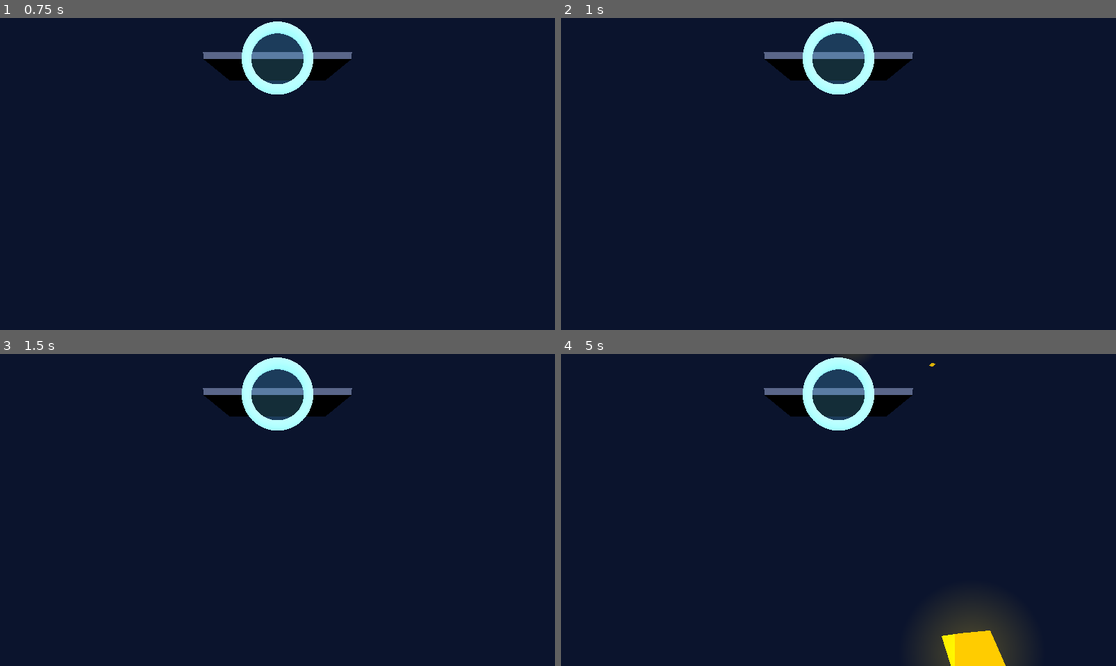
Above: before the commit, frames 1-4 (two rows, left to right).
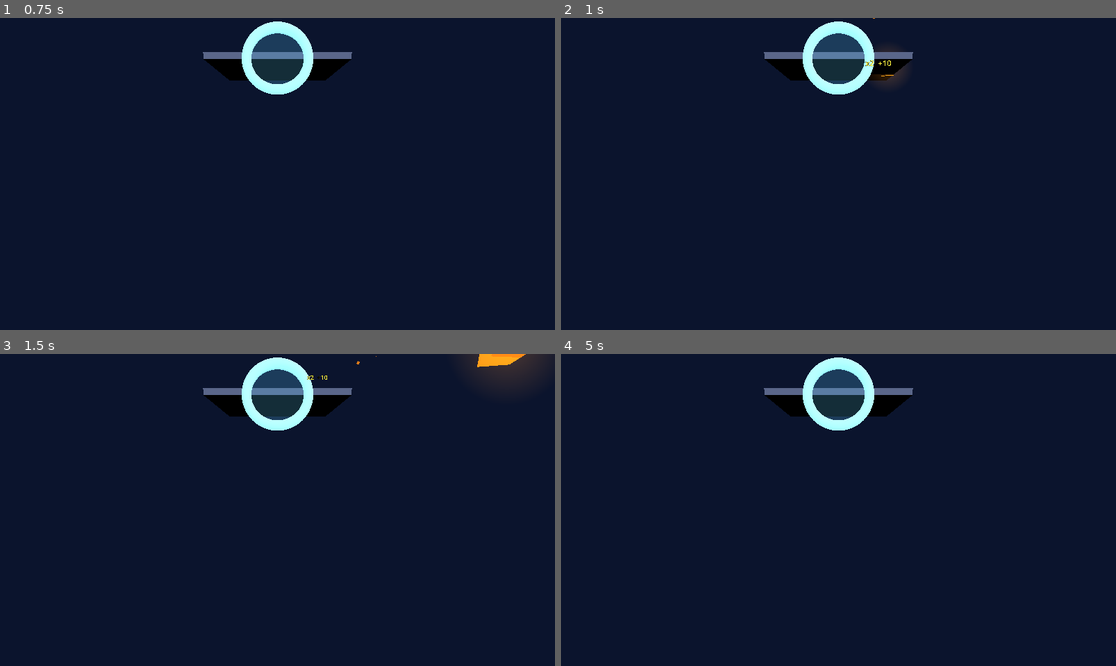
Above: after the commit, the same moments.

Repository: ibrews/godot-avp-cascade
Game: Godot game, scene res://main_v2.tscn
Same seed, same stepped clock (60 frames per second), same inputs: the game is played once before the commit and once after it.
Inputs:
- Up to frame 1 (0.75 s): tap Enter at 0.5 s
- Up to frame 2 (1 s): no input
- Up to frame 3 (1.5 s): no input
- Up to frame 4 (5 s): tap Space at 2 s

Frame 1 is identical in both runs. In frame 2, 0.2% of the frame differs, in the area x 45-62%, y 0-22%; in frame 3, 1.0%; in frame 4, 2.9%, in the area x 50-83%, y 0-100%.

Commit message:
feat(music): deterministic on-beat song generator for the cube cascade
Quantise cube spawns to a 60 BPM tempo grid and play each cube's note on spawn,
so the cascade is musical and identical every run. A fixed sequencer (SONG_SECTIONS
+ SONG_ARRANGEMENT, 16th-note steps) drives spawns; degrees index C-minor-pentatonic
lifted into a lead register. SONG_ENABLED=false falls back to the plain SPAWN_SUBDIV pulse.

Diff:
--- a/test-project/main_v2.gd
+++ b/test-project/main_v2.gd
@@ -18,7 +18,57 @@
 # match — change it here and both follow. See _toggle_immersion / _push_dissolve_texture.
 const SKY_DISSOLVE_SEC := 0.8
 
-const SPAWN_INTERVAL := 0.55
+# --- Cube-spawn RHYTHM ------------------------------------------------------
+# Cube spawns are quantised to a tempo grid so the cascade SOUNDS musical: each cube
+# plays its note exactly on a beat subdivision, locked to the 60 BPM music bed
+# (_bed_sample uses beat_dur = 1.0 s). At 60 BPM one beat = 1.000 s, so "N spawns per
+# second" == N subdivisions per beat:
+#   SPAWN_SUBDIV 1 → quarters (1/s)  2 → eighths (2/s)  3 → triplets (3/s)  4 → sixteenths (4/s)
+# All are subdivisions of the SAME beat, so any value stays locked in 4/4 at one tempo.
+# Default 2 = a steady eighth-note pulse (musical; ~matches the old 0.55 s cadence).
+const SPAWN_BPM := 60.0
+const SPAWN_BEAT_SEC := 60.0 / SPAWN_BPM   # 1.0 s per beat at 60 BPM
+const BEATS_PER_BAR := 4                    # 4/4
+const SPAWN_SUBDIV := 2                      # spawns per beat → 1..4 = 1..4 spawns/sec at 60 BPM
+
+# --- SONG (deterministic music-generator) -----------------------------------
+# A "song" plays the SAME every run: a fixed sequencer drives cube spawns on the beat grid,
+# and each cube's note is fixed by the tables below (notes play ON SPAWN, so the music is
+# reproducible no matter where cubes physically land). SONG_ARRANGEMENT names sections in
+# order (intro/verse/chorus/…/outro); each section is a list of bars; each bar is
+# SONG_STEPS_PER_BAR steps. A step is: -1 = rest, an int = one cube on that scale degree, or
+# an Array of ints = a chord (that many cubes at once → "how many come out at once"). Degrees
+# index C-minor-pentatonic (0=C,1=Eb,2=F,3=G,4=Bb,5=C′…; _bass_freq wraps octaves), raised
+# SONG_LEAD_DEGREE_OFFSET into a lead register. Edit freely to compose a song.
+# SONG_ENABLED=false → fall back to the plain SPAWN_SUBDIV pulse.
+const SONG_ENABLED := true
+const SONG_STEPS_PER_BEAT := 4               # grid resolution: 4 = sixteenth-note steps
+const SONG_STEPS_PER_BAR := SONG_STEPS_PER_BEAT * BEATS_PER_BAR   # 16 at 4×4/4
+const SONG_LEAD_DEGREE_OFFSET := 10          # +2 pentatonic octaves → melodic lead register
+# When true, the random collision chimes are silenced so ONLY the deterministic song sounds
+# (fully reproducible "concert" mode). Default false keeps the lively impact texture too.
+const SONG_PURE_MODE := false
+# Each section is an Array of bars; each bar is SONG_STEPS_PER_BAR (16) steps (see above).
+const SONG_SECTIONS := {
+	"intro": [
+		[0,-1,-1,-1,  2,-1,-1,-1,  3,-1,-1,-1,  4,-1,-1,-1],
+	],
+	"verse": [
+		[0,-1,2,-1,  3,-1,2,-1,  4,-1,3,-1,  2,-1,0,-1],
+		[0,-1,2,-1,  3,-1,4,-1,  5,-1,4,-1,  3,-1,2,-1],
+	],
+	"chorus": [
+		[[0,3],-1,4,-1,  3,-1,4,-1,  [2,5],-1,4,-1,  3,-1,2,-1],
+		[[0,4],-1,4,3,  4,-1,5,-1,  [3,5],-1,4,-1,  2,-1,0,-1],
+	],
+	"bridge": [
+		[3,-1,-1,4,  -1,-1,5,-1,  4,-1,-1,3,  -1,-1,2,-1],
+	],
+	"outro": [
+		[4,-1,-1,-1,  3,-1,-1,-1,  2,-1,-1,-1,  0,-1,-1,-1],
+	],
+}
+const SONG_ARRANGEMENT := ["intro", "verse", "chorus", "verse", "chorus", "bridge", "chorus", "outro"]
 const KILL_Y := -2.0
 const MAX_CUBES := 20
 const GLOBAL_AUDIO_RATE_HZ := 9.0
@@ -76,7 +126,9 @@
 var _xr_ok := false
 var _frame_count := 0
 var _log_timer := 0.0
-var _spawn_timer := 0.0
+var _beat_clock := 0.0       # seconds on the spawn tempo grid; reset to 0 at round start to lock to the bed
+var _last_spawn_step := -1   # last grid subdivision index we spawned on (edge-detect)
+var _song_bars: Array = []   # SONG_ARRANGEMENT flattened to an ordered list of bars (built at startup)
 var _last_global_audio := 0.0
 var _physics_material: PhysicsMaterial
 var _shared_audio: AudioStreamPlayer3D
@@ -648,6 +700,7 @@
 	_bed_audio.play()
 	_bed_playback = _bed_audio.get_stream_playback()
 	_build_scale_freqs()
+	_build_song()
 
 # Build one XRController3D + PickupHandler3D + hand mesh per hand.
 func _setup_hands() -> void:
@@ -815,7 +868,6 @@
 func _process(delta: float):
 	_frame_count += 1
 	_log_timer += delta
-	_spawn_timer += delta
 	_gesture_cooldown = max(0.0, _gesture_cooldown - delta)
 
 	if _gesture_cooldown <= 0.0:
@@ -860,10 +912,19 @@
 	# world — zero physics bodies move, so no freeze and no jitter. World-scale (scaling
 	# the origin about the pinch midpoint) is the next step; per-object scale stays off.
 
-	if _spawn_timer >= SPAWN_INTERVAL:
-		_spawn_timer = 0.0
-		if _active_cubes.size() < MAX_CUBES:
-			_spawn_cube()
+	# Beat-locked spawning on the tempo grid (locked to the 60 BPM bed). SONG_ENABLED → a
+	# deterministic sequencer reads the SONG_* tables and spawns per step (the music
+	# generator); else → the plain SPAWN_SUBDIV pulse. Either way the note plays on spawn.
+	_beat_clock += delta
+	var grid_res: int = SONG_STEPS_PER_BEAT if SONG_ENABLED else SPAWN_SUBDIV
+	var step_dur: float = SPAWN_BEAT_SEC / float(max(grid_res, 1))
+	var grid_step: int = int(floor(_beat_clock / step_dur))
+	if grid_step != _last_spawn_step:
+		_last_spawn_step = grid_step
+		if SONG_ENABLED:
+			_play_song_step(grid_step)
+		elif _active_cubes.size() < MAX_CUBES:
+			_spawn_cube(grid_step)
 	if _log_timer >= 5.0:
 		_log_timer = 0.0
 		_append_log(_grab_diag())
@@ -874,7 +935,7 @@
 # ============================================================================
 # CUBES — spawn · collision · scoring · goal
 # ============================================================================
-func _spawn_cube():
+func _spawn_cube(step: int = 0, note_degree: int = -1, accent: bool = false):
 	var size: float = randf_range(0.06, 0.12)
 	var color: Color = CUBE_PALETTE[randi() % CUBE_PALETTE.size()]
 	var emission_e: float = randf_range(0.6, 1.75)  # 50% of prior glow (user request)
@@ -986,6 +1047,72 @@
 	_active_cubes.append(cube)
 	if is_instance_valid(_emitter):
 		_emitter.pulse()
+	# Play this cube's note ON the beat — the lead voice. In song mode the note is the song's
+	# fixed degree (deterministic); in pulse mode it's derived from the grid step.
+	if note_degree >= 0:
+		_play_note_for_degree(note_degree + SONG_LEAD_DEGREE_OFFSET, spawn_pos, accent)
+	else:
+		_play_spawn_note(step, spawn_pos)
+
+# Flatten SONG_ARRANGEMENT → an ordered list of bars the sequencer walks (and loops).
+func _build_song() -> void:
+	_song_bars.clear()
+	for sect_name in SONG_ARRANGEMENT:
+		if SONG_SECTIONS.has(sect_name):
+			for bar in SONG_SECTIONS[sect_name]:
+				_song_bars.append(bar)
+
+# Deterministic sequencer: read the song step at this grid position and spawn its note(s).
+# `step` is the absolute grid index; the song loops over its flattened bars, so it plays the
+# SAME intro→…→outro every run (and restarts from the top on round start via _beat_clock=0).
+func _play_song_step(step: int) -> void:
+	if _song_bars.is_empty():
+		return
+	var nbars: int = _song_bars.size()
+	var bar_idx: int = (int(floor(float(step) / float(SONG_STEPS_PER_BAR))) % nbars + nbars) % nbars
+	var step_in_bar: int = ((step % SONG_STEPS_PER_BAR) + SONG_STEPS_PER_BAR) % SONG_STEPS_PER_BAR
+	var bar: Array = _song_bars[bar_idx]
+	if step_in_bar >= bar.size():
+		return
+	var val = bar[step_in_bar]              # -1 (rest) | int (one note) | Array (chord)
+	var accent: bool = step_in_bar == 0     # bar downbeat
+	match typeof(val):
+		TYPE_INT:
+			if int(val) >= 0:
+				_emit_song_note(int(val), step, accent)
+		TYPE_ARRAY:
+			for d in val:
+				_emit_song_note(int(d), step, accent)
+
+# Spawn one cube on `degree`, OR — if we're at the cube cap — still play the note (no cube)
+# so the SONG stays reproducible regardless of how fast cubes clear the floor.
+func _emit_song_note(degree: int, step: int, accent: bool) -> void:
+	if _active_cubes.size() < MAX_CUBES:
+		_spawn_cube(step, degree, accent)
+	else:
+		var at: Vector3 = _emitter.global_position if is_instance_valid(_emitter) \
+			else Vector3(0.0, SPAWN_HEIGHT, FORWARD_Z)
+		_play_note_for_degree(degree + SONG_LEAD_DEGREE_OFFSET, at, accent)
+
+# Pulse-mode note (SONG_ENABLED=false): derive a melodic degree from the grid step so the
+# plain SPAWN_SUBDIV cadence still sounds like an in-key tune over the bed.
+func _play_spawn_note(step: int, at: Vector3) -> void:
+	var subdiv: int = max(SPAWN_SUBDIV, 1)
+	var sub: int = ((step % subdiv) + subdiv) % subdiv
+	var beat: int = int(floor(float(step) / float(subdiv)))
+	var bar_beat: int = ((beat % BEATS_PER_BAR) + BEATS_PER_BAR) % BEATS_PER_BAR
+	var accent: bool = sub == 0 and bar_beat == 0
+	var degree: int = int(BASS_PATTERN[beat % BASS_PATTERN.size()]) + SONG_LEAD_DEGREE_OFFSET + sub
+	_play_note_for_degree(degree, at, accent)
+
+# Play one scale-degree note (already in lead register) at `at`, on the shared 3D player so it
+# inherits mute via volume_db. The bar downbeat rings fuller (harmonic) and a touch longer.
+func _play_note_for_degree(degree: int, at: Vector3, accent: bool) -> void:
+	if _audio_playback == null:
+		return
+	_shared_audio.position = at
+	var dur: float = 0.075 if accent else 0.05
+	_push_chime(_bass_freq(degree), dur, accent)
 
 func _on_cube_collision(other_body: Node3D, cube: RigidBody3D):
 	_collision_count += 1
@@ -1016,6 +1143,10 @@
 			ScorePopup3D.spawn(self, cube.global_position, label, _chain_color(chain), false)
 
 	# --- Audio (rate-limited) ---
+	# Pure-song mode silences the random impact chimes so ONLY the deterministic song sounds
+	# (fully reproducible). The impact flash light below also rides this branch.
+	if SONG_PURE_MODE:
+		return
 	if now / 1000.0 - _last_global_audio < 1.0 / GLOBAL_AUDIO_RATE_HZ:
 		return
 	_last_global_audio = now / 1000.0
@@ -1736,6 +1867,8 @@
 	_round_score = 0
 	_last_goal_sphere = -1   # fresh mix-bonus chain each round
 	_bed_time = 0.0   # restart the music bed at beat 0
+	_beat_clock = 0.0   # lock the cube-spawn grid to the bed's beat 0
+	_last_spawn_step = -1
 	_start_cooldown = 1.0
 	_push_sweep(300.0, 900.0, 0.25)  # start chirp
 	_refresh_button_label()
